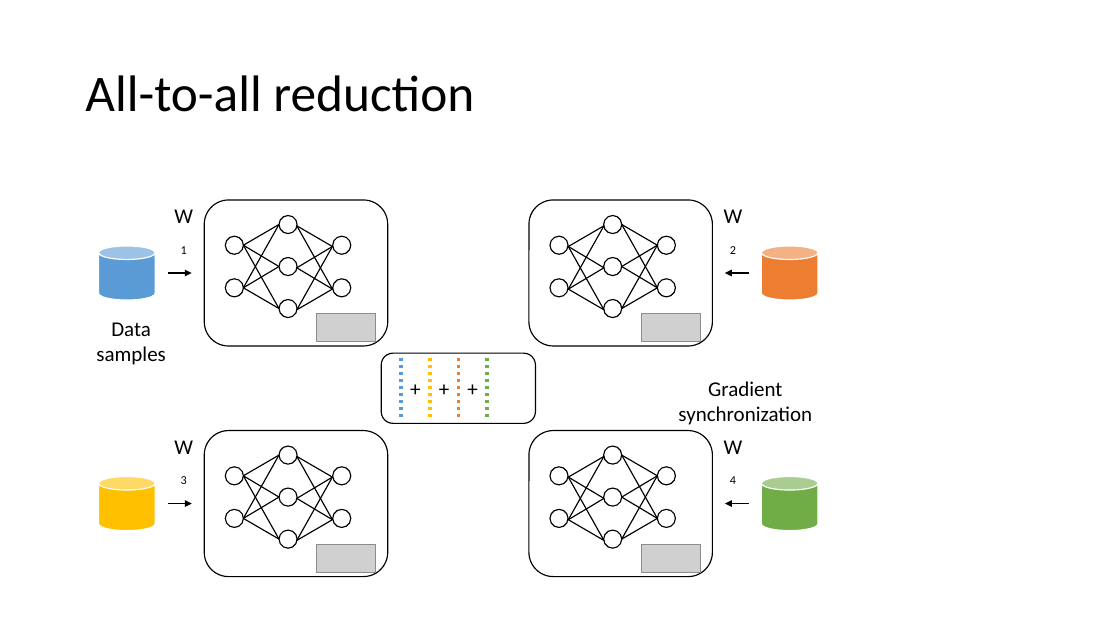
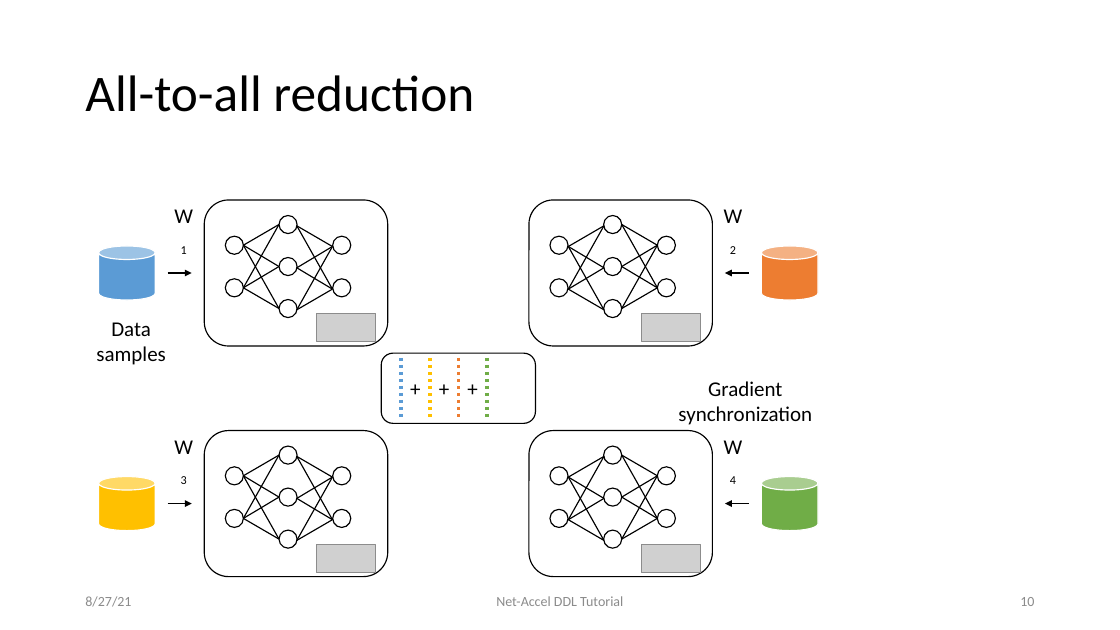
Before and after one commit to sands-lab/net-accel-dl-tutorial-sigcomm21, a slide deck: slide 10 of 1-intro.pptx (slide 9 before the commit). Drawn at 1120x630 pixels with LibreOffice and Linux fonts; fonts in the diff are those of the drawing; grey boxes stand for pictures. Boxes give left, top, right and bottom in pixels: in the first picture for what was removed or moved away, otherwise in the second. Text is boxed around its words. In the diff, an @@ line names an element or a change of style, - is before the commit and + after.

```diff
--- a/1-intro.pptx
+++ b/1-intro.pptx
@@ text added at bbox=[85, 596, 131, 607], 12 pt, text #8C8C8C @@
+8/27/21
@@ text added at bbox=[496, 596, 623, 606], 12 pt, text #8C8C8C @@
+Net-Accel DDL Tutorial
@@ page number added at bbox=[1020, 597, 1034, 606], 12 pt, text #8C8C8C @@
+10
```
Also in this commit, not shown: 14 other slides changed, 2 slides added, 1 other file.
